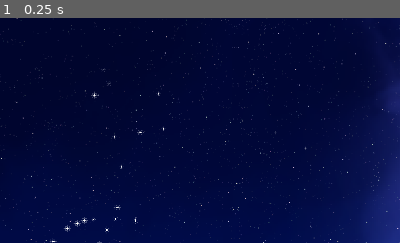
Above: before the commit, frame 1.
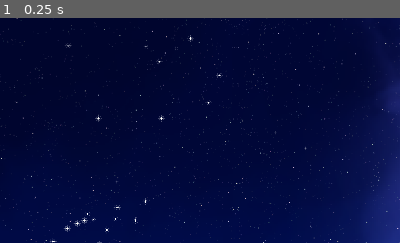
Above: after the commit, the same moment.

Repository: eilamg/Cosmicats
Game: Godot game, scene res://Main.tscn
Same seed, same stepped clock (60 frames per second), same inputs: the game is played once before the commit and once after it.
Inputs:
- Up to frame 1 (0.25 s): no input
The pictures show only the part of the screen within x 21-71%, y 0-50%; the shares and areas given below are measured in that part.

The runs differ from the first frame. In frame 1, 0.2% of the frame differs, in the area x 16-56%, y 7-88%.

Commit message:
Add school of fish constellation

Diff:
--- a/Main.tscn
+++ b/Main.tscn
@@ -25,6 +25,9 @@
 [ext_resource path="res://constellations/mermaid/silhouette.png" type="Texture" id=23]
 [ext_resource path="res://constellations/mermaid/art.png" type="Texture" id=24]
 [ext_resource path="res://constellations/mermaid/skeleton.png" type="Texture" id=25]
+[ext_resource path="res://constellations/school_of_fish/silhouette.png" type="Texture" id=26]
+[ext_resource path="res://constellations/school_of_fish/skeleton.png" type="Texture" id=27]
+[ext_resource path="res://constellations/school_of_fish/art.png" type="Texture" id=28]
 
 [sub_resource type="OpenSimplexNoise" id=1]
 
@@ -35,17 +38,20 @@
 shader = ExtResource( 6 )
 shader_param/noise_texture = SubResource( 2 )
 
+[sub_resource type="RectangleShape2D" id=4]
+extents = Vector2( 118.548, 80.6358 )
+
+[sub_resource type="RectangleShape2D" id=6]
+extents = Vector2( 204.857, 217.576 )
+
 [sub_resource type="RectangleShape2D" id=5]
-extents = Vector2( 118.548, 80.6358 )
-
-[sub_resource type="RectangleShape2D" id=6]
 extents = Vector2( 86.0502, 128.85 )
 
 [sub_resource type="RectangleShape2D" id=7]
-extents = Vector2( 204.857, 217.576 )
-
-[sub_resource type="RectangleShape2D" id=8]
 extents = Vector2( 244.753, 96.0994 )
+
+[sub_resource type="ConvexPolygonShape2D" id=8]
+points = PoolVector2Array( -270, -400, 350, 150, -50, 350, -250, -300 )
 
 [node name="Main" type="Node2D"]
 script = ExtResource( 10 )
@@ -218,6 +224,61 @@
 [node name="Art" parent="Constellations/Fish/Axis" index="4"]
 texture = ExtResource( 7 )
 
+[node name="Mermaid" parent="Constellations" instance=ExtResource( 2 )]
+position = Vector2( -350, 400 )
+
+[node name="StarMarker" parent="Constellations/Mermaid/Axis/StarMarkers" index="0" instance=ExtResource( 1 )]
+position = Vector2( -193.525, -191.043 )
+
+[node name="StarMarker2" parent="Constellations/Mermaid/Axis/StarMarkers" index="1" instance=ExtResource( 1 )]
+position = Vector2( -54.6272, -218.029 )
+
+[node name="StarMarker3" parent="Constellations/Mermaid/Axis/StarMarkers" index="2" instance=ExtResource( 1 )]
+position = Vector2( -99.0744, -147.389 )
+
+[node name="StarMarker4" parent="Constellations/Mermaid/Axis/StarMarkers" index="3" instance=ExtResource( 1 )]
+position = Vector2( -80.0256, 10.5571 )
+
+[node name="StarMarker5" parent="Constellations/Mermaid/Axis/StarMarkers" index="4" instance=ExtResource( 1 )]
+position = Vector2( 91.4137, 124.056 )
+
+[node name="StarMarker6" parent="Constellations/Mermaid/Axis/StarMarkers" index="5" instance=ExtResource( 1 )]
+position = Vector2( 156.497, 92.3082 )
+
+[node name="StarMarker7" parent="Constellations/Mermaid/Axis/StarMarkers" index="6" instance=ExtResource( 1 )]
+position = Vector2( 177.927, -58.4949 )
+
+[node name="StarMarker8" parent="Constellations/Mermaid/Axis/StarMarkers" index="7" instance=ExtResource( 1 )]
+position = Vector2( 227.93, -7.69809 )
+
+[node name="StarMarker9" parent="Constellations/Mermaid/Axis/StarMarkers" index="8" instance=ExtResource( 1 )]
+position = Vector2( 58.8721, -48.9706 )
+
+[node name="StarMarker10" parent="Constellations/Mermaid/Axis/StarMarkers" index="9" instance=ExtResource( 1 )]
+position = Vector2( 196.976, 101.039 )
+
+[node name="StarMarker11" parent="Constellations/Mermaid/Axis/StarMarkers" index="10" instance=ExtResource( 1 )]
+position = Vector2( 120.781, 210.569 )
+
+[node name="StarMarker12" parent="Constellations/Mermaid/Axis/StarMarkers" index="11" instance=ExtResource( 1 )]
+position = Vector2( 106.494, 78.8151 )
+
+[node name="StarMarker13" parent="Constellations/Mermaid/Axis/StarMarkers" index="12" instance=ExtResource( 1 )]
+position = Vector2( -80.0255, 198.664 )
+
+[node name="Shape" parent="Constellations/Mermaid/Axis/Area" index="0"]
+position = Vector2( 11, 2 )
+shape = SubResource( 6 )
+
+[node name="Silhouette" parent="Constellations/Mermaid/Axis" index="2"]
+texture = ExtResource( 23 )
+
+[node name="Skeleton" parent="Constellations/Mermaid/Axis" index="3"]
+texture = ExtResource( 25 )
+
+[node name="Art" parent="Constellations/Mermaid/Axis" index="4"]
+texture = ExtResource( 24 )
+
 [node name="Catfish" parent="Constellations" instance=ExtResource( 2 )]
 position = Vector2( -350, 400 )
 
@@ -258,61 +319,6 @@
 [node name="Art" parent="Constellations/Catfish/Axis" index="4"]
 texture = ExtResource( 22 )
 
-[node name="Mermaid" parent="Constellations" instance=ExtResource( 2 )]
-position = Vector2( -350, 400 )
-
-[node name="StarMarker" parent="Constellations/Mermaid/Axis/StarMarkers" index="0" instance=ExtResource( 1 )]
-position = Vector2( -193.525, -191.043 )
-
-[node name="StarMarker2" parent="Constellations/Mermaid/Axis/StarMarkers" index="1" instance=ExtResource( 1 )]
-position = Vector2( -54.6272, -218.029 )
-
-[node name="StarMarker3" parent="Constellations/Mermaid/Axis/StarMarkers" index="2" instance=ExtResource( 1 )]
-position = Vector2( -99.0744, -147.389 )
-
-[node name="StarMarker4" parent="Constellations/Mermaid/Axis/StarMarkers" index="3" instance=ExtResource( 1 )]
-position = Vector2( -80.0256, 10.5571 )
-
-[node name="StarMarker5" parent="Constellations/Mermaid/Axis/StarMarkers" index="4" instance=ExtResource( 1 )]
-position = Vector2( 91.4137, 124.056 )
-
-[node name="StarMarker6" parent="Constellations/Mermaid/Axis/StarMarkers" index="5" instance=ExtResource( 1 )]
-position = Vector2( 156.497, 92.3082 )
-
-[node name="StarMarker7" parent="Constellations/Mermaid/Axis/StarMarkers" index="6" instance=ExtResource( 1 )]
-position = Vector2( 177.927, -58.4949 )
-
-[node name="StarMarker8" parent="Constellations/Mermaid/Axis/StarMarkers" index="7" instance=ExtResource( 1 )]
-position = Vector2( 227.93, -7.69809 )
-
-[node name="StarMarker9" parent="Constellations/Mermaid/Axis/StarMarkers" index="8" instance=ExtResource( 1 )]
-position = Vector2( 58.8721, -48.9706 )
-
-[node name="StarMarker10" parent="Constellations/Mermaid/Axis/StarMarkers" index="9" instance=ExtResource( 1 )]
-position = Vector2( 196.976, 101.039 )
-
-[node name="StarMarker11" parent="Constellations/Mermaid/Axis/StarMarkers" index="10" instance=ExtResource( 1 )]
-position = Vector2( 120.781, 210.569 )
-
-[node name="StarMarker12" parent="Constellations/Mermaid/Axis/StarMarkers" index="11" instance=ExtResource( 1 )]
-position = Vector2( 106.494, 78.8151 )
-
-[node name="StarMarker13" parent="Constellations/Mermaid/Axis/StarMarkers" index="12" instance=ExtResource( 1 )]
-position = Vector2( -80.0255, 198.664 )
-
-[node name="Shape" parent="Constellations/Mermaid/Axis/Area" index="0"]
-position = Vector2( 11, 2 )
-shape = SubResource( 7 )
-
-[node name="Silhouette" parent="Constellations/Mermaid/Axis" index="2"]
-texture = ExtResource( 23 )
-
-[node name="Skeleton" parent="Constellations/Mermaid/Axis" index="3"]
-texture = ExtResource( 25 )
-
-[node name="Art" parent="Constellations/Mermaid/Axis" index="4"]
-texture = ExtResource( 24 )
-
 [node name="Octopus" parent="Constellations" instance=ExtResource( 2 )]
 position = Vector2( -350, 400 )
 
@@ -384,22 +390,92 @@
 
 [node name="Shape" parent="Constellations/Octopus/Axis/Area" index="0"]
 position = Vector2( -0.943909, 19.8214 )
+shape = SubResource( 7 )
+
+[node name="Silhouette" parent="Constellations/Octopus/Axis" index="2"]
+texture = ExtResource( 17 )
+
+[node name="Skeleton" parent="Constellations/Octopus/Axis" index="3"]
+texture = ExtResource( 16 )
+
+[node name="Art" parent="Constellations/Octopus/Axis" index="4"]
+texture = ExtResource( 18 )
+
+[node name="SchoolOfFish" parent="Constellations" instance=ExtResource( 2 )]
+position = Vector2( -313.815, 398.97 )
+
+[node name="StarMarker" parent="Constellations/SchoolOfFish/Axis/StarMarkers" index="0" instance=ExtResource( 1 )]
+position = Vector2( -316.682, -335.41 )
+
+[node name="StarMarker2" parent="Constellations/SchoolOfFish/Axis/StarMarkers" index="1" instance=ExtResource( 1 )]
+position = Vector2( -260.559, -179.387 )
+
+[node name="StarMarker3" parent="Constellations/SchoolOfFish/Axis/StarMarkers" index="2" instance=ExtResource( 1 )]
+position = Vector2( -236.988, -227.653 )
+
+[node name="StarMarker4" parent="Constellations/SchoolOfFish/Axis/StarMarkers" index="3" instance=ExtResource( 1 )]
+position = Vector2( -230.253, -199.592 )
+
+[node name="StarMarker5" parent="Constellations/SchoolOfFish/Axis/StarMarkers" index="4" instance=ExtResource( 1 )]
+position = Vector2( -212.294, -116.529 )
+
+[node name="StarMarker6" parent="Constellations/SchoolOfFish/Axis/StarMarkers" index="5" instance=ExtResource( 1 )]
+position = Vector2( -222.396, -58.1614 )
+
+[node name="StarMarker7" parent="Constellations/SchoolOfFish/Axis/StarMarkers" index="6" instance=ExtResource( 1 )]
+position = Vector2( -150.558, -129.999 )
+
+[node name="StarMarker8" parent="Constellations/SchoolOfFish/Axis/StarMarkers" index="7" instance=ExtResource( 1 )]
+position = Vector2( -71.9857, -22.2427 )
+
+[node name="StarMarker9" parent="Constellations/SchoolOfFish/Axis/StarMarkers" index="8" instance=ExtResource( 1 )]
+position = Vector2( -129.231, -0.915894 )
+
+[node name="StarMarker10" parent="Constellations/SchoolOfFish/Axis/StarMarkers" index="9" instance=ExtResource( 1 )]
+position = Vector2( -118.007, 47.35 )
+
+[node name="StarMarker11" parent="Constellations/SchoolOfFish/Axis/StarMarkers" index="10" instance=ExtResource( 1 )]
+position = Vector2( -164.027, 31.6355 )
+
+[node name="StarMarker12" parent="Constellations/SchoolOfFish/Axis/StarMarkers" index="11" instance=ExtResource( 1 )]
+position = Vector2( -6.88281, 150.616 )
+
+[node name="StarMarker13" parent="Constellations/SchoolOfFish/Axis/StarMarkers" index="12" instance=ExtResource( 1 )]
+position = Vector2( 136.792, 207.862 )
+
+[node name="StarMarker14" parent="Constellations/SchoolOfFish/Axis/StarMarkers" index="13" instance=ExtResource( 1 )]
+position = Vector2( 244.549, 171.943 )
+
+[node name="StarMarker15" parent="Constellations/SchoolOfFish/Axis/StarMarkers" index="14" instance=ExtResource( 1 )]
+position = Vector2( -8.00537, 86.6361 )
+
+[node name="StarMarker16" parent="Constellations/SchoolOfFish/Axis/StarMarkers" index="15" instance=ExtResource( 1 )]
+position = Vector2( -79.8429, 149.494 )
+
+[node name="StarMarker17" parent="Constellations/SchoolOfFish/Axis/StarMarkers" index="16" instance=ExtResource( 1 )]
+position = Vector2( 43.6281, 234.801 )
+
+[node name="StarMarker18" parent="Constellations/SchoolOfFish/Axis/StarMarkers" index="17" instance=ExtResource( 1 )]
+position = Vector2( 125.568, 261.74 )
+
+[node name="StarMarker19" parent="Constellations/SchoolOfFish/Axis/StarMarkers" index="18" instance=ExtResource( 1 )]
+position = Vector2( -15.8624, 307.761 )
+
+[node name="StarMarker20" parent="Constellations/SchoolOfFish/Axis/StarMarkers" index="19" instance=ExtResource( 1 )]
+position = Vector2( -41.6791, 101.228 )
+
+[node name="Shape" parent="Constellations/SchoolOfFish/Axis/Area" index="0"]
+position = Vector2( -60.5446, 47.0901 )
 shape = SubResource( 8 )
 
-[node name="Silhouette" parent="Constellations/Octopus/Axis" index="2"]
-modulate = Color( 1, 1, 1, 0 )
-self_modulate = Color( 1, 1, 1, 1 )
-texture = ExtResource( 17 )
-
-[node name="Skeleton" parent="Constellations/Octopus/Axis" index="3"]
-modulate = Color( 1, 1, 1, 0 )
-self_modulate = Color( 1, 1, 1, 1 )
-texture = ExtResource( 16 )
-
-[node name="Art" parent="Constellations/Octopus/Axis" index="4"]
-modulate = Color( 1, 1, 1, 0 )
-self_modulate = Color( 1, 1, 1, 1 )
-texture = ExtResource( 18 )
+[node name="Silhouette" parent="Constellations/SchoolOfFish/Axis" index="2"]
+texture = ExtResource( 26 )
+
+[node name="Skeleton" parent="Constellations/SchoolOfFish/Axis" index="3"]
+texture = ExtResource( 27 )
+
+[node name="Art" parent="Constellations/SchoolOfFish/Axis" index="4"]
+texture = ExtResource( 28 )
 
 [connection signal="mouse_entered" from="Camera/LeftMargin" to="Camera" method="_on_LeftMargin_mouse_entered"]
 [connection signal="mouse_exited" from="Camera/LeftMargin" to="Camera" method="_on_LeftMargin_mouse_exited"]
@@ -407,6 +483,7 @@
 [connection signal="mouse_exited" from="Camera/RightMargin" to="Camera" method="_on_RightMargin_mouse_exited"]
 
 [editable path="Constellations/Fish"]
+[editable path="Constellations/Mermaid"]
 [editable path="Constellations/Catfish"]
-[editable path="Constellations/Mermaid"]
 [editable path="Constellations/Octopus"]
+[editable path="Constellations/SchoolOfFish"]
Not shown: 3 places in Main.tscn that only renumber resources
Binary file added: constellations/school_of_fish/art.png
Not shown, added: constellations/school_of_fish/art.png.import
Binary file added: constellations/school_of_fish/silhouette.png
Not shown, added: constellations/school_of_fish/silhouette.png.import
Binary file added: constellations/school_of_fish/skeleton.png
Not shown, added: constellations/school_of_fish/skeleton.png.import
